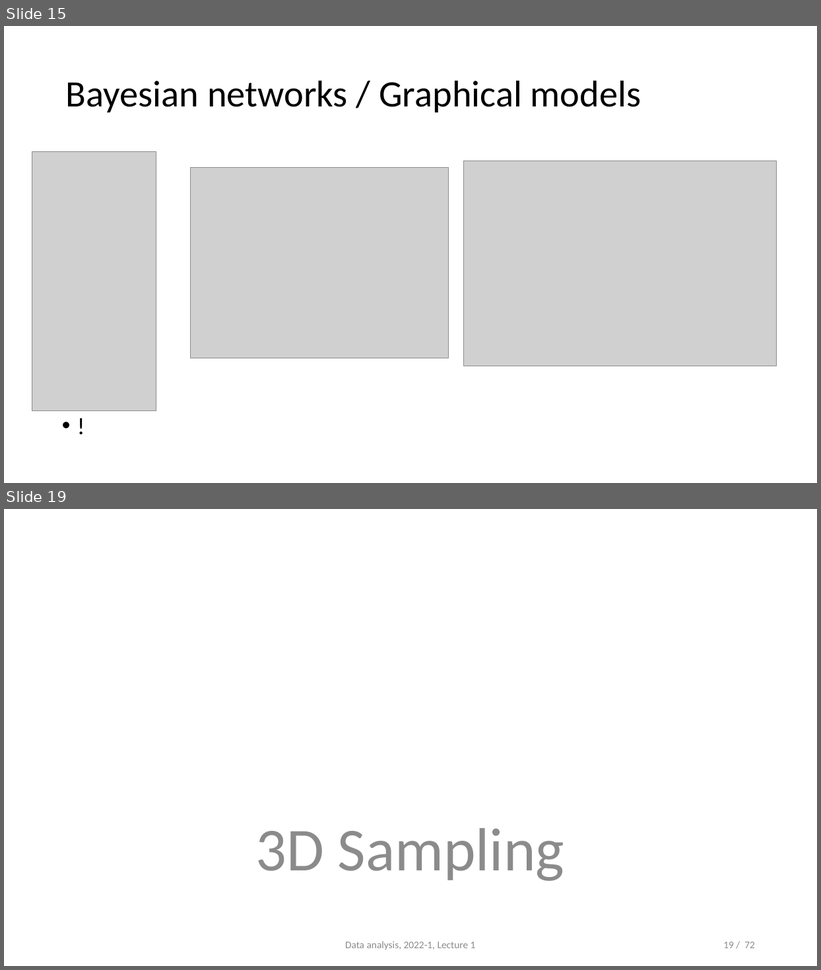
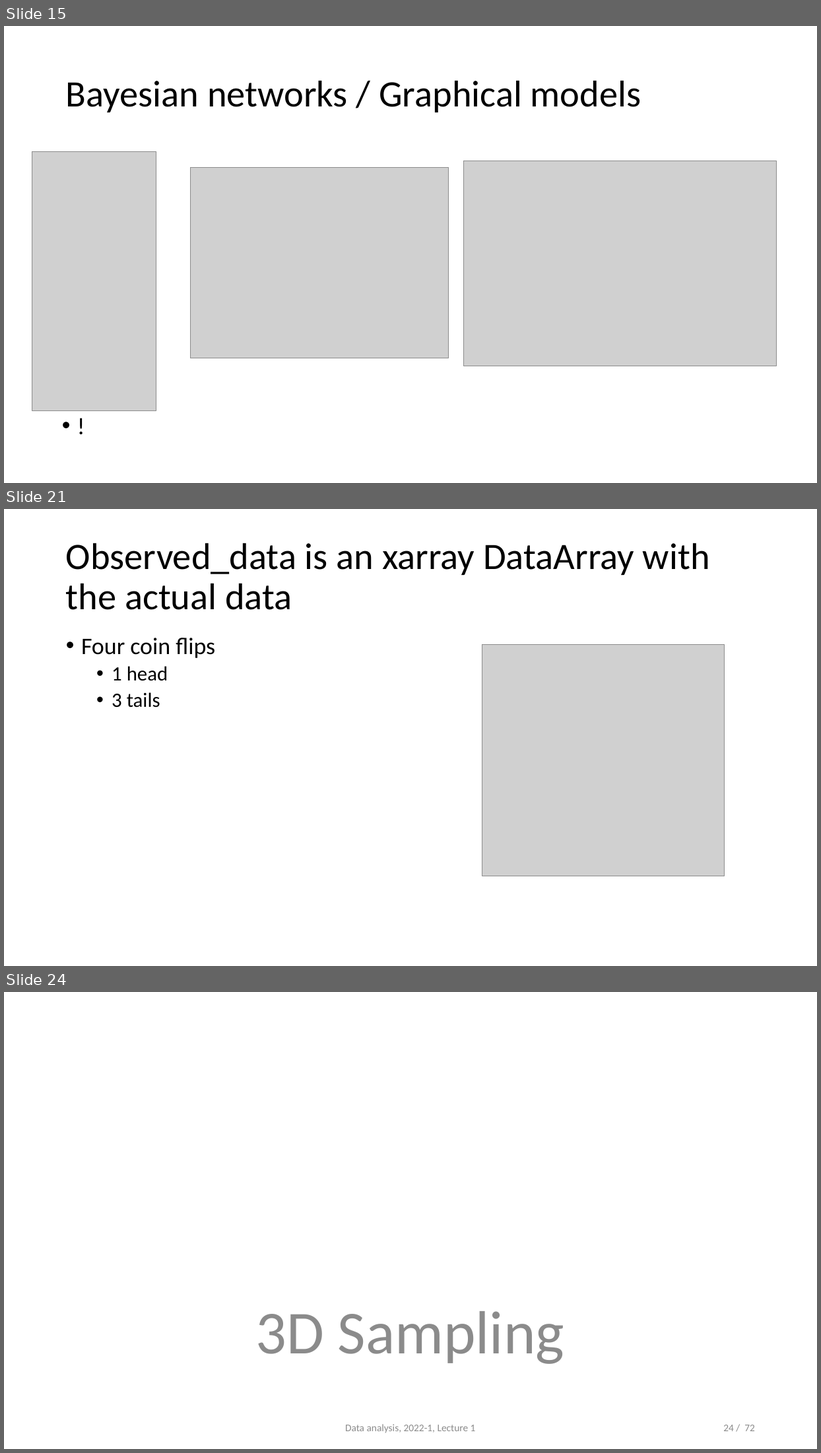
Before and after one commit to opherdonchin/StatisticalComputationAndAnalysis, a slide deck: Lectures/Lecture 3 PyMC and Sampling.pptx. Shown one above the other, each under a label of ours: slides 15 and 19 before the commit, slides 15, 21 and 24 after it; the slides between them are not shown. The pictures are 821x970 and 821x1453 pixels, drawn with LibreOffice and Linux fonts; fonts in the diff are those of the drawing; grey boxes stand for pictures. Boxes give left, top, right and bottom in pixels: in the first picture for what was removed or moved away, otherwise in the second. Text is boxed around its words. In the diff, an @@ line names an element or a change of style, - is before the commit and + after.

Commit message:
Started adding xarray and pytensor to lecture 3.

```diff
--- a/Lectures/Lecture 3 PyMC and Sampling.pptx
+++ b/Lectures/Lecture 3 PyMC and Sampling.pptx
@@ slide 21 added at (x1=4, y1=509, x2=817, y2=966), background #FFFFFF @@
@@ title added at (x1=66, y1=543, x2=710, y2=610), 44 pt, text #000000 @@
+Observed_data is an xarray DataArray with the actual data
@@ text added at (x1=81, y1=638, x2=215, y2=708), 28 pt, text #000000 @@
+• Four coin flips
+  • 1 head
+  • 3 tails
@@ picture added at (x1=482, y1=644, x2=725, y2=876) @@
@@ what was slide 19 is now slide 24 @@
@@ page number at (x1=723, y1=1425, x2=755, y2=1432): text changed @@
-19 / 72
+24 / 72
```
Also in this commit, not shown: 2 slides changed, 6 other slides added, 3 other files.
